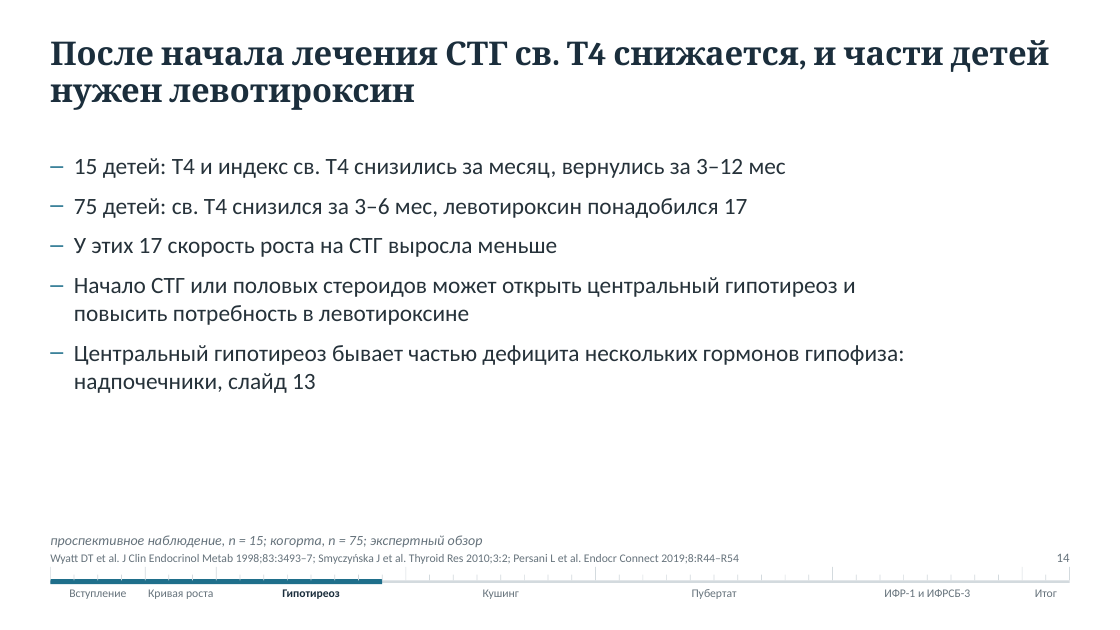
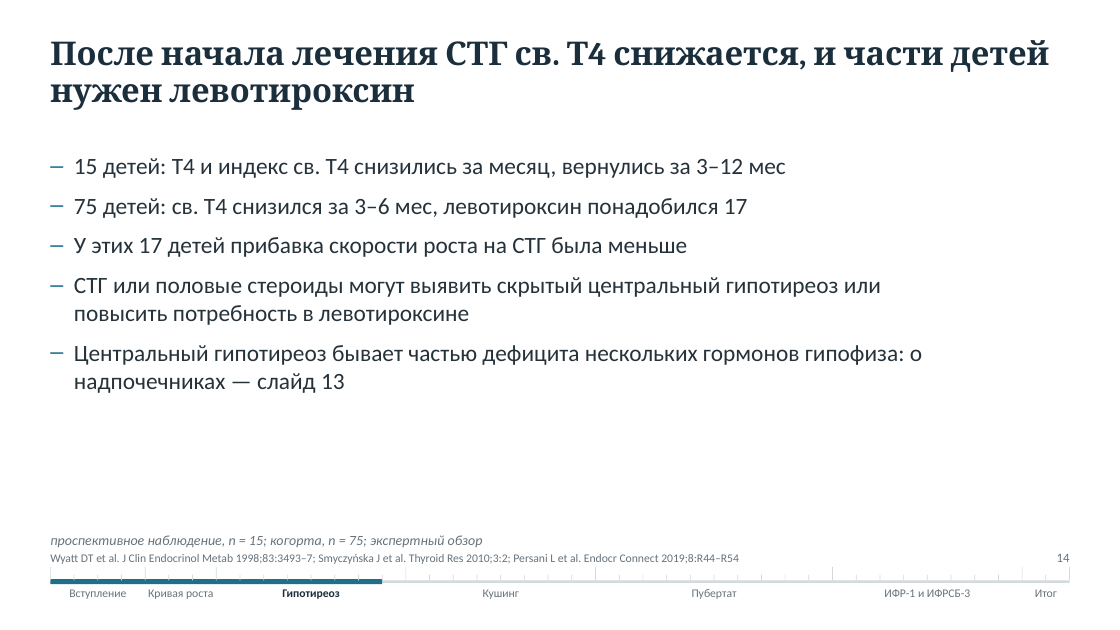
Before and after one commit to drabdulbosit1-eng/my-test-cloud, a slide deck: slide 14 of Endo_short_stature/Эндокринные причины низкорослости 2026.pptx. Drawn at 1120x630 pixels with LibreOffice and Linux fonts; fonts in the diff are those of the drawing. Boxes give left, top, right and bottom in pixels: in the first picture for what was removed or moved away, otherwise in the second. Text is boxed around its words. In the diff, an @@ line names an element or a change of style, - is before the commit and + after.

```diff
--- a/Endo_short_stature/Эндокринные причины низкорослости 2026.pptx
+++ b/Endo_short_stature/Эндокринные причины низкорослости 2026.pptx
@@ text at (74,237,922,393): text changed @@
-– У этих 17 скорость роста на СТГ выросла меньше
-– Начало СТГ или половых стероидов может открыть центральный гипотиреоз и повысить потребность в левотироксине
-– Центральный гипотиреоз бывает частью дефицита нескольких гормонов гипофиза: надпочечники, слайд 13
+– У этих 17 детей прибавка скорости роста на СТГ была меньше
+– СТГ или половые стероиды могут выявить скрытый центральный гипотиреоз или повысить потребность в левотироксине
+– Центральный гипотиреоз бывает частью дефицита нескольких гормонов гипофиза: о надпочечниках — слайд 13
```
Also in this commit, not shown: 26 other slides changed, 14 other files.
